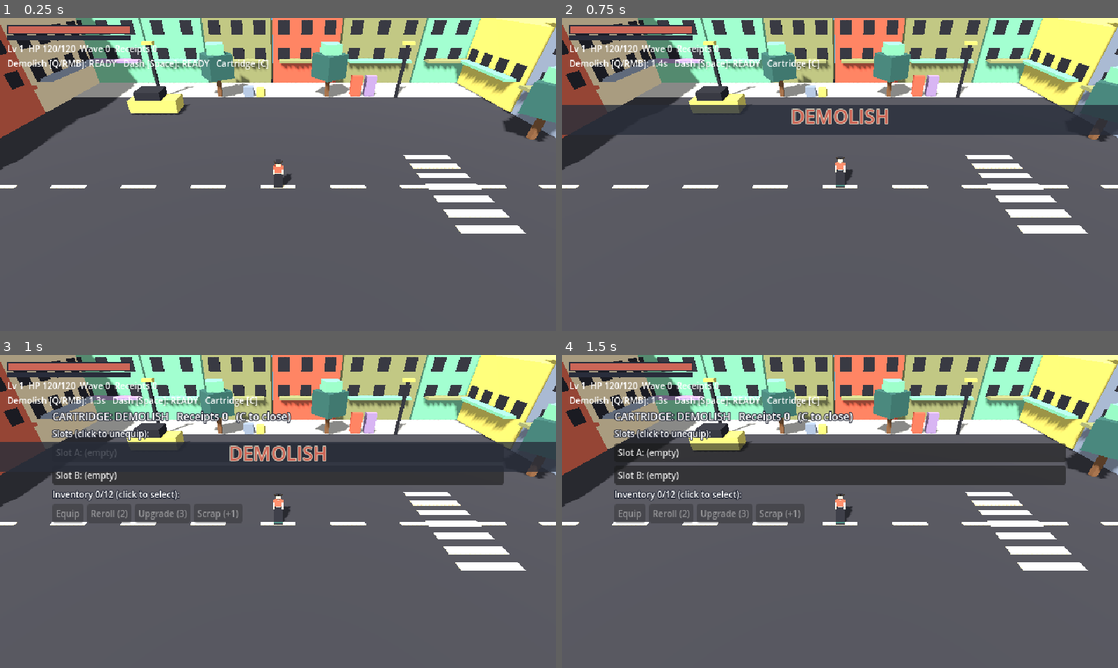
Above: before the commit, frames 1-4 (two rows, left to right).
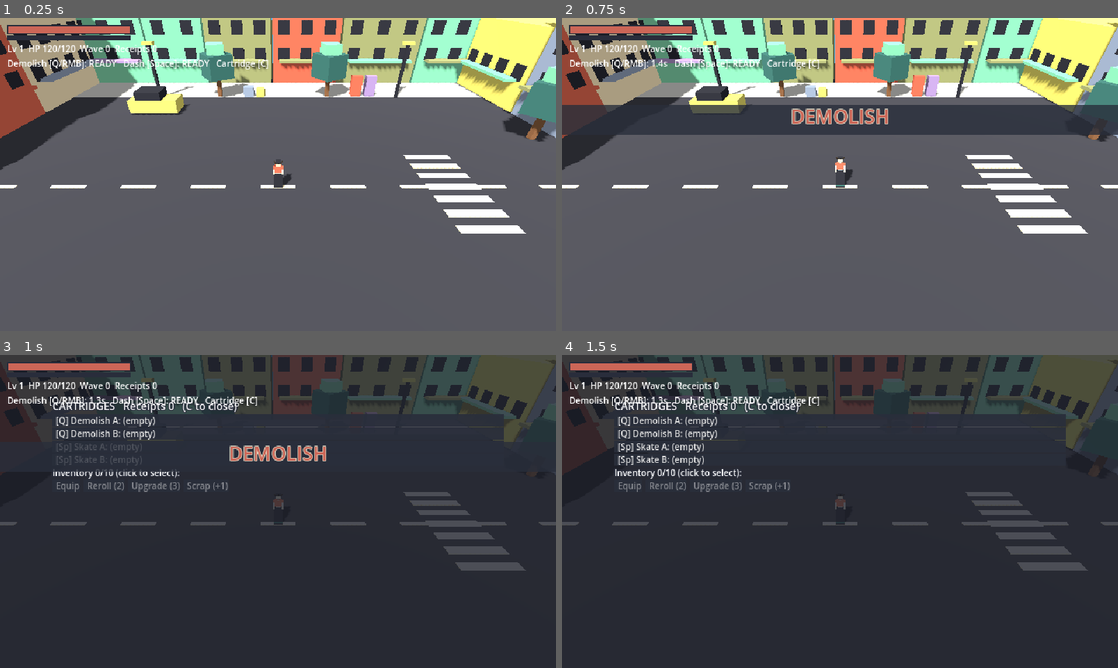
Above: after the commit, the same moments.

Repository: yauchai2/Game-Lab-2
Game: Godot game, scene res://game/main.tscn
Same seed, same stepped clock (60 frames per second), same inputs: the game is played once before the commit and once after it.
Inputs (mouse positions are in pixels of both pictures, inside the frame that each line leads up to):
- Up to frame 1 (0.25 s): no input
- Up to frame 2 (0.75 s): tap Enter at 0.5 s; move the mouse to (962, 158) at 0.52 s; tap Q at 0.6 s; click (962, 158) at 0.67 s
- Up to frame 3 (1 s): tap Space at 0.77 s; tap C at 0.8 s
- Up to frame 4 (1.5 s): tap Space at 1.07 s; click (840, 452) at 1.25 s, where only the run before the commit has a clickable "Slot A: (empty)"

Frames 1-2 are identical in both runs. In frame 3, 84% of the frame differs, in the area x 0-100%, y 0-100%; in frame 4, 86%.

Commit message:
Add Skate cartridge, 12 attachments, two-cartridge bench
Co-Authored-By: Claude Sonnet 5.5 <noreply@anthropic.com>
Claude-Session: https://claude.ai/code/session_018tqqU7rwEZ4u67toavQ9ri

Diff:
--- a/game/scripts/enemy.gd
+++ b/game/scripts/enemy.gd
@@ -25,14 +25,14 @@
 	_material.albedo_color = base_color
 	mesh.material_override = _material
 
-func take_damage(amount: int, from_pos: Vector3 = Vector3.ZERO) -> void:
+func take_damage(amount: int, from_pos: Vector3 = Vector3.ZERO, knock := 6.0) -> void:
 	if hp <= 0:
 		return
 	hp -= amount
 	var away := global_position - from_pos
 	away.y = 0.0
 	if away.length() > 0.01:
-		knockback = away.normalized() * 6.0
+		knockback = away.normalized() * knock
 	_material.albedo_color = Color.WHITE
 	var tween := create_tween()
 	tween.tween_property(_material, "albedo_color", base_color, 0.2)
--- a/game/scripts/hud.gd
+++ b/game/scripts/hud.gd
@@ -14,6 +14,7 @@
 var card_sub := Label.new()
 var card_tween: Tween
 var bench := VBoxContainer.new()
+var bench_dim := ColorRect.new()
 var bench_msg := Label.new()
 var selected_uid := -1
 
@@ -21,9 +22,14 @@
 
 func _ready() -> void:
 	process_mode = Node.PROCESS_MODE_ALWAYS
-	bench.position = Vector2(60, 62)
+	bench.position = Vector2(60, 50)
+	bench.add_theme_constant_override("separation", 1)
 	bench.custom_minimum_size = Vector2(520, 0)
 	bench.visible = false
+	bench_dim.color = Color(0.1, 0.11, 0.15, 0.78)
+	bench_dim.size = Vector2(640, 360)
+	bench_dim.visible = false
+	add_child(bench_dim)
 	add_child(bench)
 	hp_back.color = Color("292D3B")
 	hp_back.position = Vector2(8, 8)
@@ -90,9 +96,11 @@
 func toggle_bench() -> void:
 	if bench.visible:
 		bench.visible = false
+		bench_dim.visible = false
 		get_tree().paused = false
 	elif not jax.dead:
 		bench.visible = true
+		bench_dim.visible = true
 		get_tree().paused = true
 		bench_msg.text = ""
 		_refresh_bench()
@@ -110,6 +118,14 @@
 	b.text = text
 	b.alignment = HORIZONTAL_ALIGNMENT_LEFT
 	b.add_theme_font_size_override("font_size", 10)
+	for st in ["normal", "hover", "pressed", "disabled"]:
+		var box := StyleBoxFlat.new()
+		box.bg_color = Color(0.16, 0.18, 0.23, 0.92) if st != "hover" else Color(0.28, 0.32, 0.4, 0.95)
+		box.content_margin_top = 0
+		box.content_margin_bottom = 0
+		box.content_margin_left = 4
+		b.add_theme_stylebox_override(st, box)
+	b.custom_minimum_size = Vector2(0, 13)
 	b.pressed.connect(handler)
 	return b
 
@@ -120,27 +136,30 @@
 	var affixes: String = jax.item_affix_text(it)
 	return line + ("  (" + affixes + ")" if affixes != "" else "")
 
+const CART_TAGS := {"demolish": "Q", "skate": "Sp"}
+
 func _refresh_bench() -> void:
 	for c in bench.get_children():
 		c.queue_free()
-	bench.add_child(_bench_label("CARTRIDGE: DEMOLISH   Receipts %d   (C to close)" % jax.receipts, 12))
-	bench.add_child(_bench_label("Slots (click to unequip):"))
-	for i in jax.slots.size():
-		var it: Variant = jax.slots[i]
-		var b := _bench_button("Slot %s: %s" % ["AB"[i], _item_line(it) if it != null else "(empty)"], _on_slot.bind(i))
-		if it != null:
-			b.add_theme_color_override("font_color", RARITY_COLORS[it["rarity"]])
-		bench.add_child(b)
+	bench.add_child(_bench_label("CARTRIDGES   Receipts %d   (C to close)" % jax.receipts, 12))
+	for cart in jax.slots:
+		for i in jax.slots[cart].size():
+			var it: Variant = jax.slots[cart][i]
+			var b := _bench_button("[%s] %s %s: %s" % [CART_TAGS[cart], cart.capitalize(), "AB"[i], _item_line(it) if it != null else "(empty)"], _on_slot.bind(cart, i))
+			if it != null:
+				b.add_theme_color_override("font_color", RARITY_COLORS[it["rarity"]])
+			bench.add_child(b)
 	bench.add_child(_bench_label("Inventory %d/%d (click to select):" % [jax.inventory.size(), jax.INVENTORY_LIMIT]))
 	for it in jax.inventory:
 		var mark := ">" if it["uid"] == selected_uid else " "
-		var eq := "[E] " if jax.slot_of(it["uid"]) >= 0 else ""
-		var b := _bench_button("%s %s%s" % [mark, eq, _item_line(it)], _on_select.bind(it["uid"]))
+		var eq := "[E] " if not jax.slot_info(it["uid"]).is_empty() else ""
+		var tag: String = CART_TAGS[jax.ITEM_TYPES[it["type"]]["cart"]]
+		var b := _bench_button("%s %s[%s] %s" % [mark, eq, tag, _item_line(it)], _on_select.bind(it["uid"]))
 		b.add_theme_color_override("font_color", RARITY_COLORS[it["rarity"]])
 		bench.add_child(b)
 	var row := HBoxContainer.new()
 	var sel: Variant = jax.find_item(selected_uid)
-	var equipped: bool = sel != null and jax.slot_of(selected_uid) >= 0
+	var equipped: bool = sel != null and not jax.slot_info(selected_uid).is_empty()
 	var rarity: int = sel["rarity"] if sel != null else 0
 	var up_text := "Upgrade (%d)" % jax.UPGRADE_COSTS[rarity] if rarity < 2 else "Upgrade (max)"
 	row.add_child(_bench_button("Unequip" if equipped else "Equip", _act.bind("toggle_equip")))
@@ -153,8 +172,8 @@
 	bench_msg = _bench_label("")
 	bench.add_child(bench_msg)
 
-func _on_slot(i: int) -> void:
-	var it: Variant = jax.slots[i]
+func _on_slot(cart: String, i: int) -> void:
+	var it: Variant = jax.slots[cart][i]
 	if it != null:
 		jax.toggle_equip(it["uid"])
 	_refresh_bench()
--- a/game/scripts/jax.gd
+++ b/game/scripts/jax.gd
@@ -28,12 +28,17 @@
 
 var receipts := 0
 var inventory: Array = []
-var slots: Array = [null, null]
+var slots := {"demolish": [null, null], "skate": [null, null]}
 var next_uid := 1
 var item_rolls := 0
 var dash_left := 0.0
 var dash_timer := 0.0
 var dash_dir := Vector3.ZERO
+var iframe_left := 0.0
+var dash_extra := 0
+var dash_extra_time := 0.0
+var dash_hit: Array = []
+var trail_accum := 0.0
 
 @onready var model: Node3D = $Model
 @onready var leg_l: Node3D = model.find_child("LegL", true, false)
@@ -64,10 +69,18 @@
 # --- Cartridge attachments: random drops with rarity, equipped into 2 slots ---
 
 const ITEM_TYPES := {
-	"heavy": {"name": "Heavy Stamp", "desc": "damage up, slower windup"},
-	"burst": {"name": "Echo Slam", "desc": "hits multiple times"},
-	"linger": {"name": "Scorch Zone", "desc": "leaves a damaging zone"},
-	"delay": {"name": "Time Bomb", "desc": "delayed blast, wider range"},
+	"heavy": {"name": "Heavy Stamp", "desc": "damage up, slower windup", "cart": "demolish"},
+	"burst": {"name": "Echo Slam", "desc": "hits multiple times", "cart": "demolish"},
+	"linger": {"name": "Scorch Zone", "desc": "leaves a damaging zone", "cart": "demolish"},
+	"delay": {"name": "Time Bomb", "desc": "delayed blast, wider range", "cart": "demolish"},
+	"knock": {"name": "Gut Punch", "desc": "huge knockback", "cart": "demolish"},
+	"vacuum": {"name": "Black Hole", "desc": "pulls enemies in before the hit", "cart": "demolish"},
+	"chain": {"name": "Chain Reaction", "desc": "kills explode", "cart": "demolish"},
+	"frenzy": {"name": "Adrenaline", "desc": "each hit trims cooldown", "cart": "demolish"},
+	"trail": {"name": "Flame Trail", "desc": "dash leaves fire behind", "cart": "skate"},
+	"grind": {"name": "Grind Strike", "desc": "dash hurts what you pass", "cart": "skate"},
+	"double": {"name": "Double Dash", "desc": "a second dash right away", "cart": "skate"},
+	"ghost": {"name": "Afterimage", "desc": "extra safe time after dashing", "cart": "skate"},
 }
 const RARITY_NAMES := ["Normal", "Magic", "Rare"]
 const RARITY_WEIGHTS := [70, 25, 5]
@@ -76,7 +89,7 @@
 	"range": {"min": 0.3, "max": 0.8, "text": "+%.1fm range"},
 	"cd": {"min": 5.0, "max": 12.0, "text": "-%d%% cooldown"},
 }
-const INVENTORY_LIMIT := 12
+const INVENTORY_LIMIT := 10
 const REROLL_COST := 2
 const UPGRADE_COSTS := [3, 6]
 
@@ -133,26 +146,37 @@
 			return it
 	return null
 
-func slot_of(uid: int) -> int:
-	for i in slots.size():
-		if slots[i] != null and slots[i]["uid"] == uid:
-			return i
-	return -1
+# Returns {"cart": ..., "idx": ...} for an equipped item, or an empty dictionary.
+func slot_info(uid: int) -> Dictionary:
+	for cart in slots:
+		for i in slots[cart].size():
+			var it: Variant = slots[cart][i]
+			if it != null and it["uid"] == uid:
+				return {"cart": cart, "idx": i}
+	return {}
 
 func item_in_slots(type: String) -> Variant:
-	for it in slots:
-		if it != null and it["type"] == type:
-			return it
+	for cart in slots:
+		for it in slots[cart]:
+			if it != null and it["type"] == type:
+				return it
 	return null
 
-func affix_total(kind: String) -> float:
+func affix_total(kind: String, cart: String) -> float:
 	var total := 0.0
-	for it in slots:
+	for it in slots[cart]:
 		if it != null:
 			for a in it["affixes"]:
 				if a["kind"] == kind:
 					total += a["value"]
 	return total
+
+func slot_names(cart: String) -> String:
+	var names: Array[String] = []
+	for it in slots[cart]:
+		if it != null:
+			names.append(item_name(it).to_upper())
+	return " + ".join(names)
 
 func add_item(item: Dictionary) -> bool:
 	if inventory.size() >= INVENTORY_LIMIT:
@@ -166,17 +190,18 @@
 
 # Bench actions return an empty string on success, or a message for the player.
 func toggle_equip(uid: int) -> String:
-	var i := slot_of(uid)
-	if i >= 0:
-		slots[i] = null
+	var info := slot_info(uid)
+	if not info.is_empty():
+		slots[info["cart"]][info["idx"]] = null
 		return ""
 	var item: Variant = find_item(uid)
 	if item == null:
 		return ""
-	var free := slots.find(null)
+	var cart: String = ITEM_TYPES[item["type"]]["cart"]
+	var free: int = slots[cart].find(null)
 	if free < 0:
-		return "Both slots are full. Unequip one first."
-	slots[free] = item
+		return "Both %s slots are full. Unequip one first." % cart
+	slots[cart][free] = item
 	return ""
 
 func reroll_item(uid: int) -> String:
@@ -207,9 +232,9 @@
 	var item: Variant = find_item(uid)
 	if item == null:
 		return ""
-	var i := slot_of(uid)
-	if i >= 0:
-		slots[i] = null
+	var info := slot_info(uid)
+	if not info.is_empty():
+		slots[info["cart"]][info["idx"]] = null
 	inventory.erase(item)
 	receipts += 1
 	return ""
@@ -218,7 +243,7 @@
 	hp = mini(hp + amount, max_hp)
 
 func take_damage(amount: int) -> void:
-	if dead or dash_left > 0.0:
+	if dead or iframe_left > 0.0:
 		return
 	hp = maxi(hp - amount, 0)
 	if hp == 0:
@@ -257,7 +282,10 @@
 
 # Skateboard dash: a quick burst toward the cursor, invulnerable while it lasts.
 func dash(toward: Variant = null) -> void:
-	if dead or dash_timer > 0.0 or windup_left >= 0.0:
+	if dead or windup_left >= 0.0 or dash_left > 0.0:
+		return
+	var extra_ok := dash_extra > 0 and dash_extra_time > 0.0
+	if dash_timer > 0.0 and not extra_ok:
 		return
 	var dir := -global_transform.basis.z
 	if toward != null:
@@ -267,12 +295,49 @@
 			dir = d.normalized()
 	dir.y = 0.0
 	dash_dir = dir.normalized()
-	dash_left = dash_time
+	dash_left = dash_time + affix_total("range", "skate") / dash_speed
+	iframe_left = dash_left
+	var ghost: Variant = item_in_slots("ghost")
+	if ghost != null:
+		iframe_left += 0.5 * item_power(ghost)
+	dash_hit.clear()
+	trail_accum = 0.0
+	if extra_ok:
+		dash_extra -= 1
+	else:
+		dash_timer = dash_cooldown * (1.0 - affix_total("cd", "skate") / 100.0)
+		if item_in_slots("double") != null:
+			dash_extra = 1
+			dash_extra_time = 0.8
 	dashed.emit()
-	skill_cast.emit("SKATE DASH", "")
-	dash_timer = dash_cooldown
+	skill_cast.emit("SKATE DASH", slot_names("skate"))
 	has_target = false
 	look_at(global_position + dash_dir, Vector3.UP)
+
+# Riding effects while the dash is active (Grind Strike, Flame Trail).
+func _dash_effects(delta: float) -> void:
+	var grind: Variant = item_in_slots("grind")
+	if grind != null:
+		for enemy in get_tree().get_nodes_in_group("enemies"):
+			if dash_hit.has(enemy):
+				continue
+			var d: Vector3 = enemy.global_position - global_position
+			d.y = 0.0
+			if d.length() < 1.3:
+				dash_hit.append(enemy)
+				var dmg := skill_damage * 0.7 * item_power(grind) * (1.0 + affix_total("dmg", "skate") / 100.0)
+				enemy.take_damage(int(dmg), global_position, 9.0)
+				slammed.emit(1)
+				_hit_stop(0.05)
+				var cam := get_viewport().get_camera_3d()
+				if cam and cam.has_method("add_shake"):
+					cam.add_shake(0.2)
+	var trail: Variant = item_in_slots("trail")
+	if trail != null:
+		trail_accum += dash_speed * delta
+		if trail_accum >= 1.0:
+			trail_accum -= 1.0
+			_spawn_zone(global_position, 1.2, 2.5, int(6 * item_power(trail) * (1.0 + affix_total("dmg", "skate") / 100.0)), Color("CC6657"))
 
 # 拆場: short windup, then a shockwave that hits every enemy in range.
 func use_skill() -> void:
@@ -280,22 +345,23 @@
 		return
 	has_target = false
 	windup_left = skill_windup + (0.2 if item_in_slots("heavy") != null else 0.0)
-	var names: Array[String] = []
-	for it in slots:
-		if it != null:
-			names.append(item_name(it).to_upper())
-	skill_cast.emit("DEMOLISH", " + ".join(names))
-	skill_timer = skill_cooldown * (1.0 - affix_total("cd") / 100.0)
+	skill_cast.emit("DEMOLISH", slot_names("demolish"))
+	skill_timer = skill_cooldown * (1.0 - affix_total("cd", "demolish") / 100.0)
 
 func _slam() -> void:
-	var dmg := float(skill_damage) * (1.0 + affix_total("dmg") / 100.0)
-	var radius := skill_radius + affix_total("range")
+	var dmg := float(skill_damage) * (1.0 + affix_total("dmg", "demolish") / 100.0)
+	var radius := skill_radius + affix_total("range", "demolish")
 	var hits := 1
 	var delay := 0.0
+	var opts := {"knock": 6.0, "vacuum": 0.0, "chain": 0.0, "frenzy": 0.0}
 	var heavy: Variant = item_in_slots("heavy")
 	var delayed: Variant = item_in_slots("delay")
 	var burst: Variant = item_in_slots("burst")
 	var linger: Variant = item_in_slots("linger")
+	var knock: Variant = item_in_slots("knock")
+	var vacuum: Variant = item_in_slots("vacuum")
+	var chain: Variant = item_in_slots("chain")
+	var frenzy: Variant = item_in_slots("frenzy")
 	if heavy != null:
 		dmg *= 1.0 + 0.5 * item_power(heavy)
 	if delayed != null:
@@ -305,26 +371,47 @@
 	if burst != null:
 		hits = 3 if burst["rarity"] == 2 else 2
 		dmg *= (0.6 if hits == 2 else 0.5) * item_power(burst)
+	if knock != null:
+		opts["knock"] = 15.0 * item_power(knock)
+	if vacuum != null:
+		opts["vacuum"] = 2.0 * item_power(vacuum)
+	if chain != null:
+		opts["chain"] = dmg * 0.5 * item_power(chain)
+	if frenzy != null:
+		opts["frenzy"] = 0.25 * item_power(frenzy)
 	var center := global_position
 	for h in hits:
 		var t := delay + h * 0.35
 		if t <= 0.0:
-			_impact(center, int(dmg), radius)
+			_impact(center, int(dmg), radius, opts)
 		else:
-			get_tree().create_timer(t, false).timeout.connect(_impact.bind(center, int(dmg), radius))
+			get_tree().create_timer(t, false).timeout.connect(_impact.bind(center, int(dmg), radius, opts))
 	if delay > 0.0:
 		_spawn_zone(center, radius, delay, 0, Color("D6D573"))
 	if linger != null:
 		_spawn_zone(center, 2.0, 3.0 + 0.5 * linger["rarity"], int(8 * item_power(linger)), Color("CC6657"))
 
-func _impact(center: Vector3, dmg: int, radius: float) -> void:
+func _impact(center: Vector3, dmg: int, radius: float, opts: Dictionary) -> void:
 	var hit_count := 0
+	var kills: Array[Vector3] = []
+	var pull: float = opts["vacuum"]
 	for enemy in get_tree().get_nodes_in_group("enemies"):
 		var away: Vector3 = enemy.global_position - center
 		away.y = 0.0
-		if away.length() <= radius:
-			enemy.take_damage(dmg, center)
+		var dist := away.length()
+		if pull > 0.0 and dist > 1.0 and dist <= radius + pull:
+			enemy.global_position = Vector3(center.x, enemy.global_position.y, center.z) + away.normalized() * 1.0
+			dist = 1.0
+		if dist <= radius:
+			enemy.take_damage(dmg, center, opts["knock"])
 			hit_count += 1
+			if enemy.hp <= 0:
+				kills.append(enemy.global_position)
+	if opts["chain"] > 0.0:
+		for pos in kills:
+			_explode(pos, 2.5, int(opts["chain"]))
+	if opts["frenzy"] > 0.0 and hit_count > 0:
+		skill_timer = maxf(skill_timer - opts["frenzy"] * hit_count, 0.0)
 	if hit_count > 0:
 		slammed.emit(hit_count)
 		_hit_stop(0.07)
@@ -332,6 +419,14 @@
 		if cam and cam.has_method("add_shake"):
 			cam.add_shake(minf(0.15 + hit_count * 0.05, 0.4))
 	_spawn_shockwave(center, radius)
+
+func _explode(pos: Vector3, radius: float, dmg: int) -> void:
+	for enemy in get_tree().get_nodes_in_group("enemies"):
+		var d: Vector3 = enemy.global_position - pos
+		d.y = 0.0
+		if d.length() <= radius:
+			enemy.take_damage(dmg, pos, 6.0)
+	_spawn_shockwave(pos, radius)
 
 # Brief freeze on impact: the cheap trick that makes hits feel heavy.
 func _hit_stop(duration: float) -> void:
@@ -368,6 +463,10 @@
 func _physics_process(delta: float) -> void:
 	skill_timer = maxf(skill_timer - delta, 0.0)
 	dash_timer = maxf(dash_timer - delta, 0.0)
+	iframe_left = maxf(iframe_left - delta, 0.0)
+	dash_extra_time = maxf(dash_extra_time - delta, 0.0)
+	if dash_extra_time <= 0.0:
+		dash_extra = 0
 	levelup_flash = maxf(levelup_flash - delta, 0.0)
 	if dead:
 		velocity.x = 0.0
@@ -386,6 +485,7 @@
 	if dash_left > 0.0:
 		dash_left -= delta
 		move = dash_dir * dash_speed
+		_dash_effects(delta)
 	elif windup_left >= 0.0:
 		windup_left -= delta
 		model.rotation.x = lerpf(model.rotation.x, -0.4, 0.4)
Binary file added: docs/art/bench-preview.png
Not shown, changed: docs/guides/godot-setup.md
